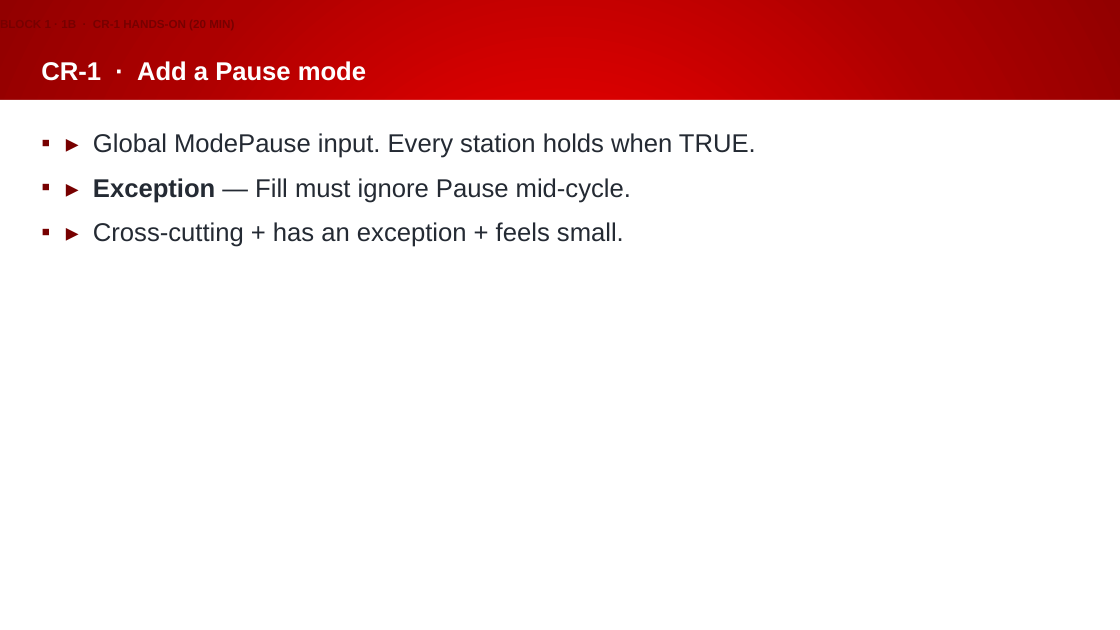
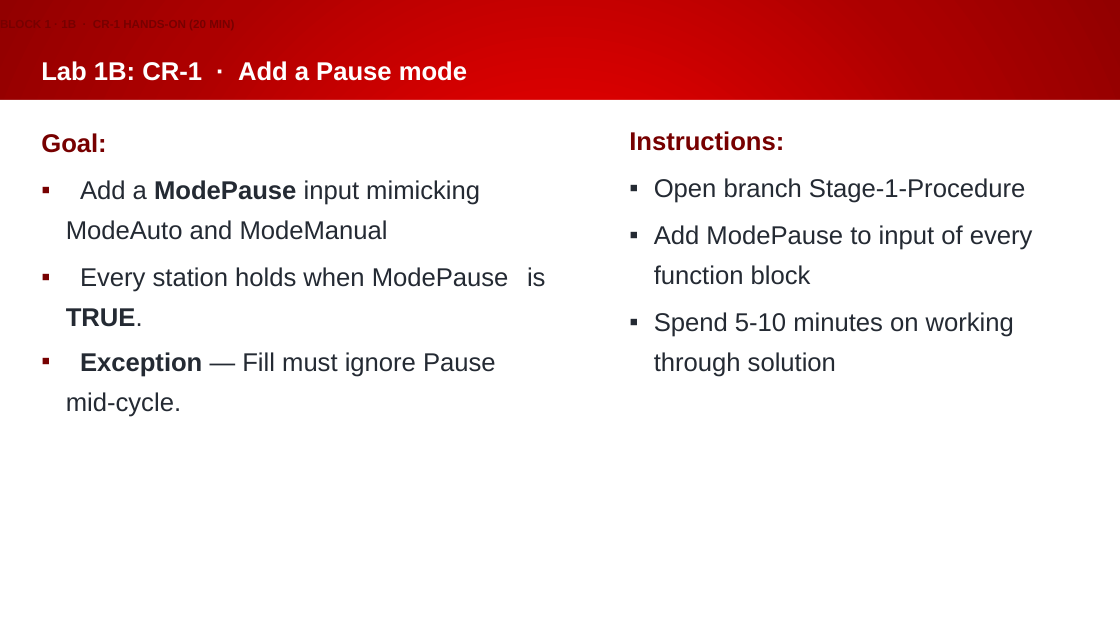
Before and after one commit to Beckhoff-USA-Community/Procedural_To_SOLID, a slide deck: slide 21 of presentation/NEM2026_workshop.pptx (slide 14 before the commit). Drawn at 1120x630 pixels with LibreOffice and Linux fonts; fonts in the diff are those of the drawing; background and template pictures are left out. Boxes give left, top, right and bottom in pixels: in the first picture for what was removed or moved away, otherwise in the second. Text is boxed around its words. In the diff, an @@ line names an element or a change of style, - is before the commit and + after.

Commit message:
FillingLine_Inheritance... Do not execute the case statement if paused.  Accommodates the exception in fill by still overriding base method (unchanged).

```diff
--- a/presentation/NEM2026_workshop.pptx
+++ b/presentation/NEM2026_workshop.pptx
@@ title at (x1=41, y1=61, x2=467, y2=81): text changed @@
-CR-1 · Add a Pause mode
+Lab 1B: CR-1 · Add a Pause mode
@@ text at (x1=41, y1=133, x2=546, y2=417): text changed @@
-▪ ▸ Global ModePause input. Every station holds when TRUE.
-▪ ▸ Exception — Fill must ignore Pause mid-cycle.
-▪ ▸ Cross-cutting + has an exception + feels small.
+Goal:
+▪ Add a ModePause input mimicking ModeAuto and ModeManual
+▪ Every station holds when ModePause is TRUE.
+▪ Exception — Fill must ignore Pause mid-cycle.
@@ text added at (x1=629, y1=131, x2=1033, y2=377), 22 pt, text #242A33 @@
+Instructions:
+▪ Open branch Stage-1-Procedure
+▪ Add ModePause to input of every function block
+▪ Spend 5-10 minutes on working through solution
```
Also in this commit, not shown: 24 other slides changed, 15 slides added, 1 slide removed, 7 other files.
